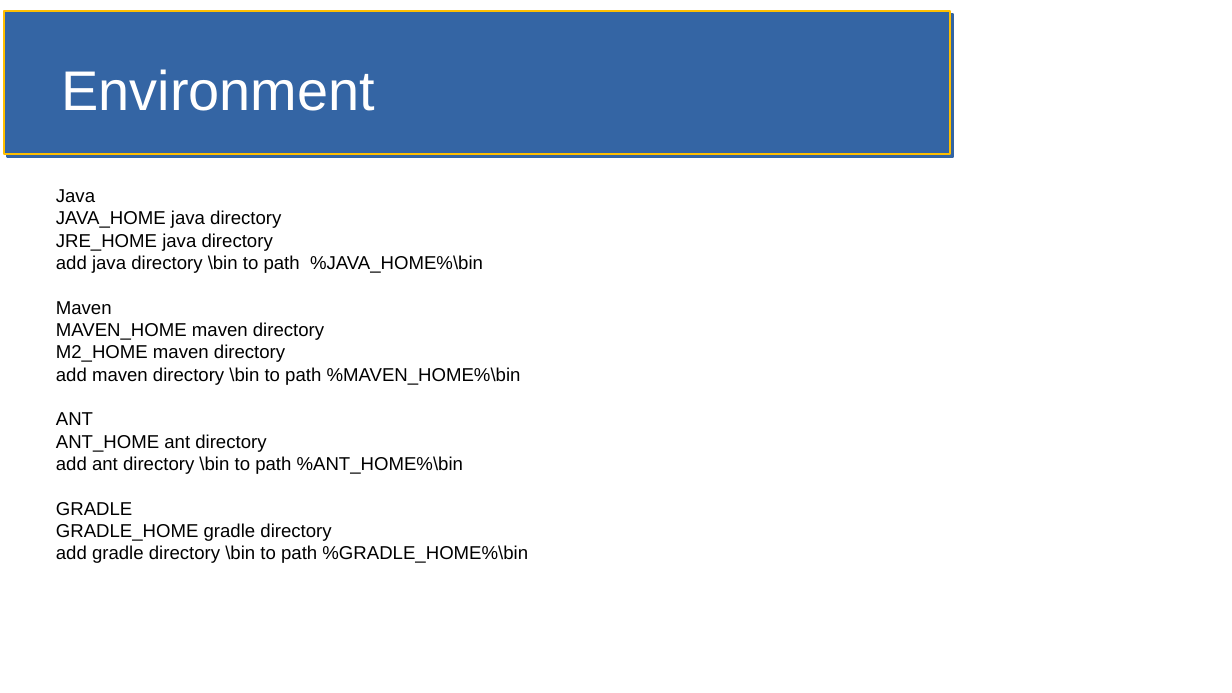
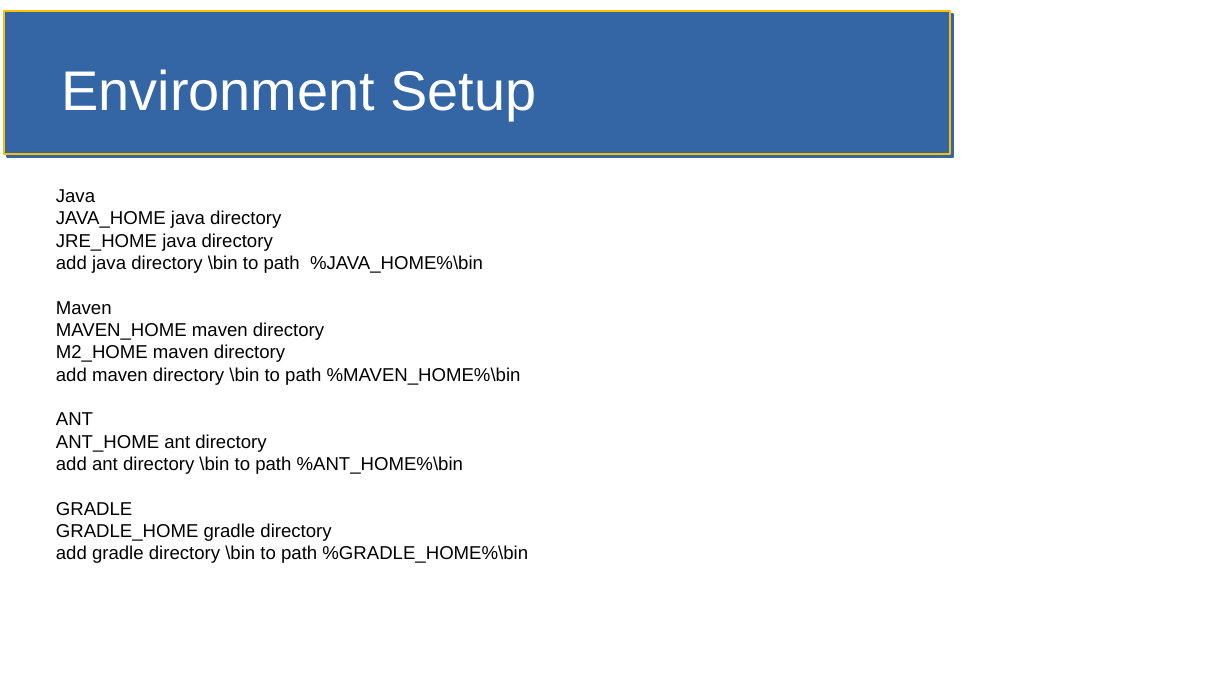
Before and after one commit to jfdoyle3/maven_class, a slide deck: slide 2 of slides/maven.odp. Drawn at 1232x693 pixels with LibreOffice and Linux fonts; fonts in the diff are those of the drawing. Boxes give left, top, right and bottom in pixels: in the first picture for what was removed or moved away, otherwise in the second. Text is boxed around its words. In the diff, an @@ line names an element or a change of style, - is before the commit and + after.

```diff
--- a/slides/maven.odp
+++ b/slides/maven.odp
@@ title at (62,69,537,120): text changed @@
-Environment
+Environment Setup
```
Also in this commit, not shown: 1 other slide changed, 2 other files.
